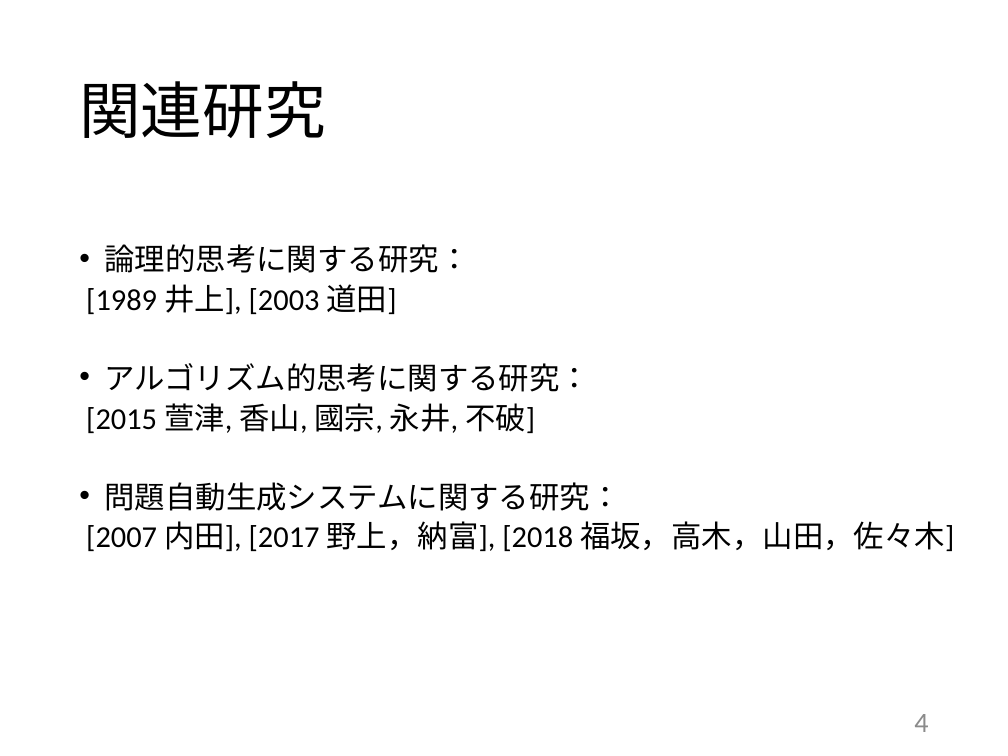
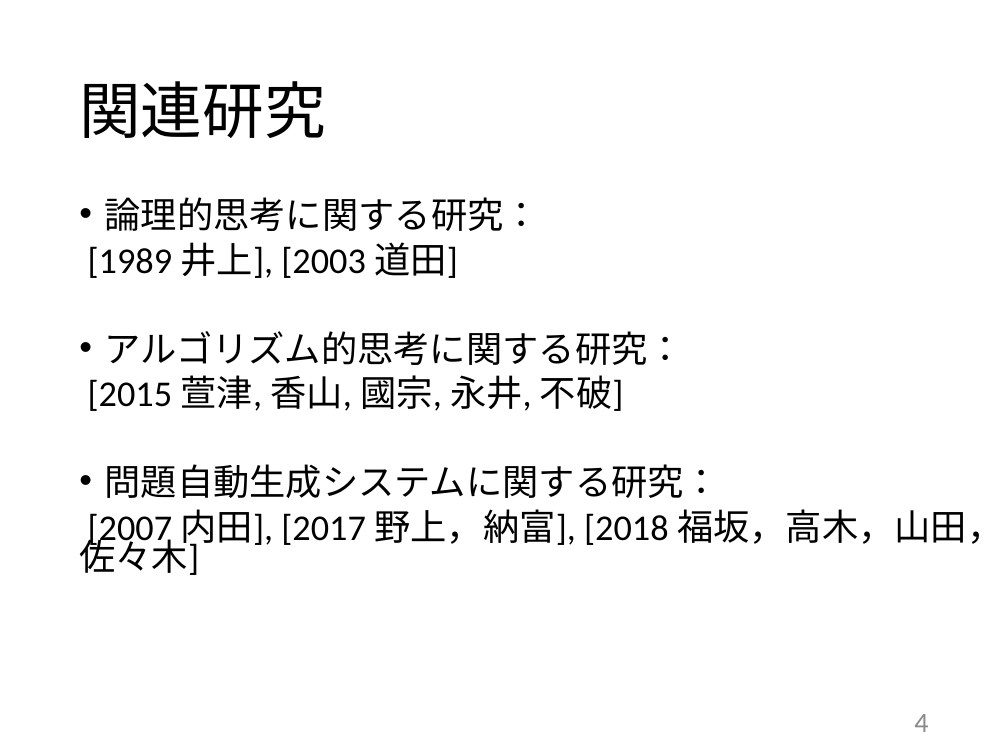
Before and after one commit to kait-takanolab/1821121-shimaoka-thesis, a slide deck: slide 4 of 1821121_shimaoka_thesis.pptx. Drawn at 1008x756 pixels with LibreOffice and Linux fonts; fonts in the diff are those of the drawing. Boxes give left, top, right and bottom in pixels: in the first picture for what was removed or moved away, otherwise in the second. Text is boxed around its words. In the diff, an @@ line names an element or a change of style, - is before the commit and + after.

```diff
--- a/1821121_shimaoka_thesis.pptx
+++ b/1821121_shimaoka_thesis.pptx
@@ text "論理的思考に関する研究：": place and size @@
-text "論理的思考に関する研究：" at box(86, 244, 954, 551)
+text "論理的思考に関する研究：" at box(79, 197, 1003, 575)
@@ text "論理的思考に関する研究：" at box(79, 197, 1003, 575): size 21.7 to 25.9 pt @@
```
Also in this commit, not shown: 6 other slides changed, 2 slides added.
